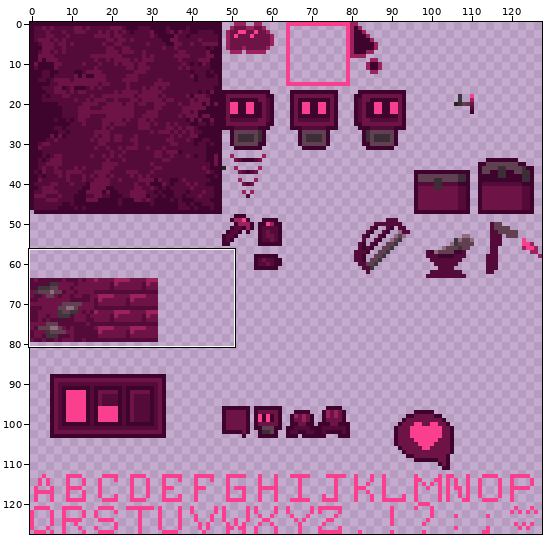
Edited in one commit: pixel-art file (assets/tileset.ase). Above, an overview of the earlier version with the close-up marked.
Close-up. The starting point:
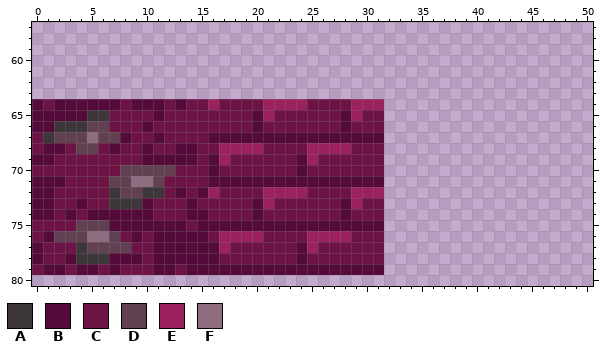
128x128 pixels, 1 frame. Colours within 5 levels of each other are drawn and written as one. Shown: x 0..50, y 57..80.
Palette (. is transparent): A #3d363a  B #550b39  C #6d1345  D #614052  E #9c225d  F #8f6c7f
Pixels before, first column x 0:
64 BCBBBBBBCBBBCBCCECCCCEEEECCCCEEE
65 BBBBBAACCCCBCCCCCCCCBECCCCCCBECC
66 BBAAADDCCCBCCCCCCCCCBCCCCCCCBCCC
67 CADDDFDDBCCBCCCCBBBBBBBBBBBBBBBB
68 CBBCDDCBCCBCCBBCCEEEECCCCEEEECCC
69 BBCCCCCCCCBBBBBCBECCCCCCBECCCCCC
70 CCCCCCCCDDDDDCCCBCCCCCCCBCCCCCCC
71 BBBCCCCDDFFDCCCCBBBBBBBBBBBBBBBB
72 BBCCCCCADDAACBCBECCCCEEEECCCCEEE
73 BBCCBCCAAABCCCBCCCCCBECCCCCCBECC
74 BBCBCBBBBBBCCCBBCCCCBCCCCCCCBCCC
75 CCCCDDDBBBBBBBCBBBBBBBBBBBBBBBBB
76 CBDDDFFDCBCBBBBBCEEEECCCCEEEECCC
77 BCCCADDDDCCBBBBBBECCCCCCBECCCCCC
78 BCCBAAABBBCBBBBBBCCCCCCCBCCCCCCC
79 CBBCBBCBCCCBBCBBBBBBBBBBBBBBBBBB
Once edited:
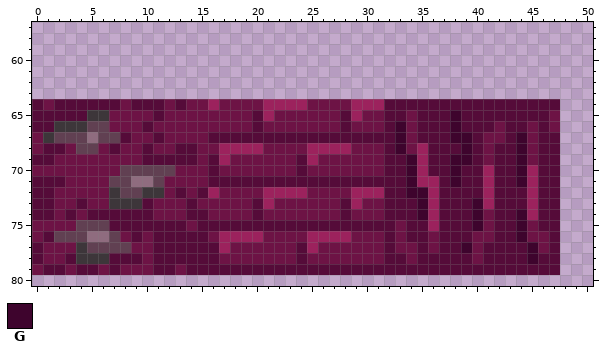
Colours new in this view: G #3e042d
Difference:
Changed rows in their new state; - is an unchanged pixel.
first column x 32:
64 BBBBBBBBBBBBBBBB
65 BBCBBBGBBBBBBBBC
66 BGCBBBGBBBCBBCBC
67 BGCBBBGGBCCBGCBB
68 BGCEBBBGBCBBGCBB
69 BBGEBBGGBCBBGCBB
70 BBGEBBGBBEBBGEBB
71 BBGEEBGBBEBBGEBB
72 BBGGEBBBBEBBBEBB
73 BBBGEBBBGEBBBEBB
74 BBBGEBBBGCBBGEBB
75 BCBBEBBBGCBBGCBB
76 BCBBCBBBCCBBGCCB
77 BCCBCBBGCBBBBGCB
78 BBCBBBBBCBBBBGBB
79 BBBBBBBBBBBBBBBB
Boxes around the changes in both close-ups, in picture pixels (x1, y1, x2, y2):
added: (384, 99, 560, 275)
